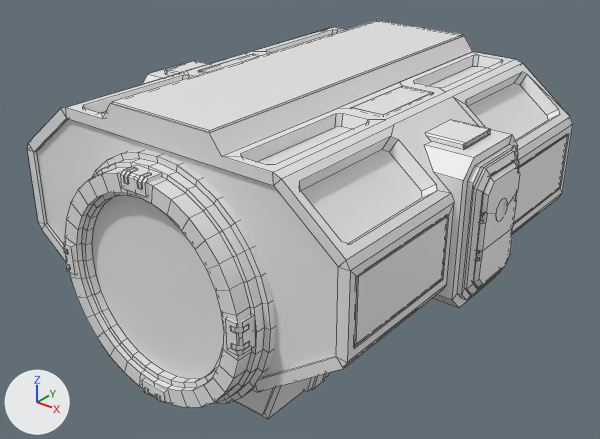
Before and after pictures for a commit that changed the FBX model Assets/Parts/KeepOnTruckin_crew/KeepOnTruckin_crew.fbx.
Before and after are seen from a camera (50 mm lens) standing at (2.98, -3.83, 2.26) and looking at (-0.03, -0.07, -0.08). The lights are fixed; the arrows at lower left show +X, +Y and +Z. Mesh edges are drawn as thin lines on the coarser meshes.

The scene before the commit, as lines of its bpy script (objects in view):
```python
me_cube_006 = bpy.data.meshes.new('Cube.006')
me_cube_006.from_pydata(...)  # 490 vertices, 413 faces; spans x -0.728..0.728, y -1.42..-0.894, z -0.729..0.728
me_cube_006.materials.append(mat_keepontruckin_crew)  # white #e7e7e7
me_cylinder_004 = bpy.data.meshes.new('Cylinder.004')
me_cylinder_004.from_pydata(...)  # 984 vertices, 620 faces; spans x -1.3..1.3, y -1.23..1.23, z -0.92..0.93
me_cylinder_004.materials.append(mat_keepontruckin_crew)  # white #e7e7e7
ob_hatch_tube_aft = bpy.data.objects.new('Hatch Tube Aft', me_cube_006)
ob_hatch_tube_aft.location = (0.0, 0.0, 0.0)
ob_main_body = bpy.data.objects.new('Main Body', me_cylinder_004)
ob_main_body.location = (0.0, 0.0, 0.0)
```
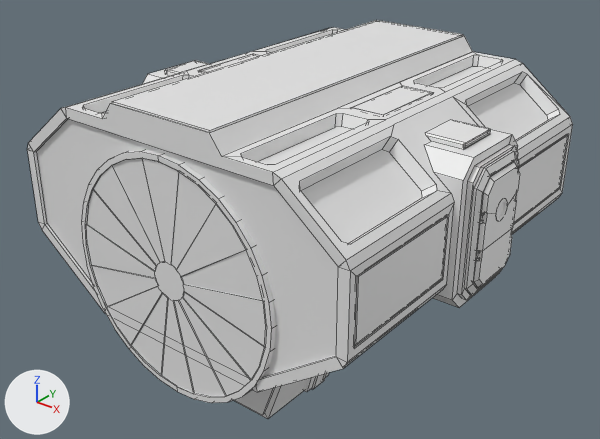
Location of each change, (x1, y1, x2, y2) in pixels of the pictures (600 x 439 px):
'Hatch Tube Aft', reshaped (8% narrower)
    before: (63, 150, 276, 408)
    after: (81, 150, 276, 403)
part 1 of me_cube_006, rebuilt (8% narrower)
    before: (65, 150, 276, 408)
    after: (81, 150, 276, 403)
part 2 of me_cube_006, deleted
    before: (121, 165, 162, 197)
part 3 of me_cube_006, deleted
    before: (225, 314, 255, 355)
part 4 of me_cube_006, deleted
    before: (142, 379, 168, 404)
part 5 of me_cube_006, deleted
    before: (63, 241, 77, 275)

The change, as a diff of the scene's bpy script:
```diff
--- a/Assets/Parts/KeepOnTruckin_crew/KeepOnTruckin_crew.fbx.py
+++ b/Assets/Parts/KeepOnTruckin_crew/KeepOnTruckin_crew.fbx.py
@@ me_cube_006 @@
 # used by ob_hatch_tube_aft; location = (0.0, 0.0, 0.0)
-me_cube_006.from_pydata(...)  # 490 vertices, 413 faces; spans x -0.728..0.728, y -1.42..-0.894, z -0.729..0.728
+me_cube_006.from_pydata(...)  # 202 vertices, 115 faces; spans x -0.728..0.728, y -1.238..-0.885, z -0.729..0.728
+# me_cube_006 part 1: the loose piece of 322 vertices spanning x -0.728..0.728, y -1.402..-0.894, z -0.729..0.728 is rebuilt with 202 vertices and now spans x -0.728..0.728, y -1.238..-0.885, z -0.729..0.728
+# me_cube_006 part 2: the loose piece of 42 vertices spanning x -0.09..0.09, y -1.42..-1.302, z 0.588..0.682 is deleted
+# me_cube_006 part 3: the loose piece of 42 vertices spanning x 0.588..0.682, y -1.42..-1.302, z -0.09..0.09 is deleted
+# me_cube_006 part 4: the loose piece of 42 vertices spanning x -0.09..0.09, y -1.42..-1.302, z -0.682..-0.588 is deleted
+# me_cube_006 part 5: the loose piece of 42 vertices spanning x -0.682..-0.588, y -1.42..-1.302, z -0.09..0.09 is deleted
 me_cube_006.materials.append(mat_keepontruckin_crew)
```
